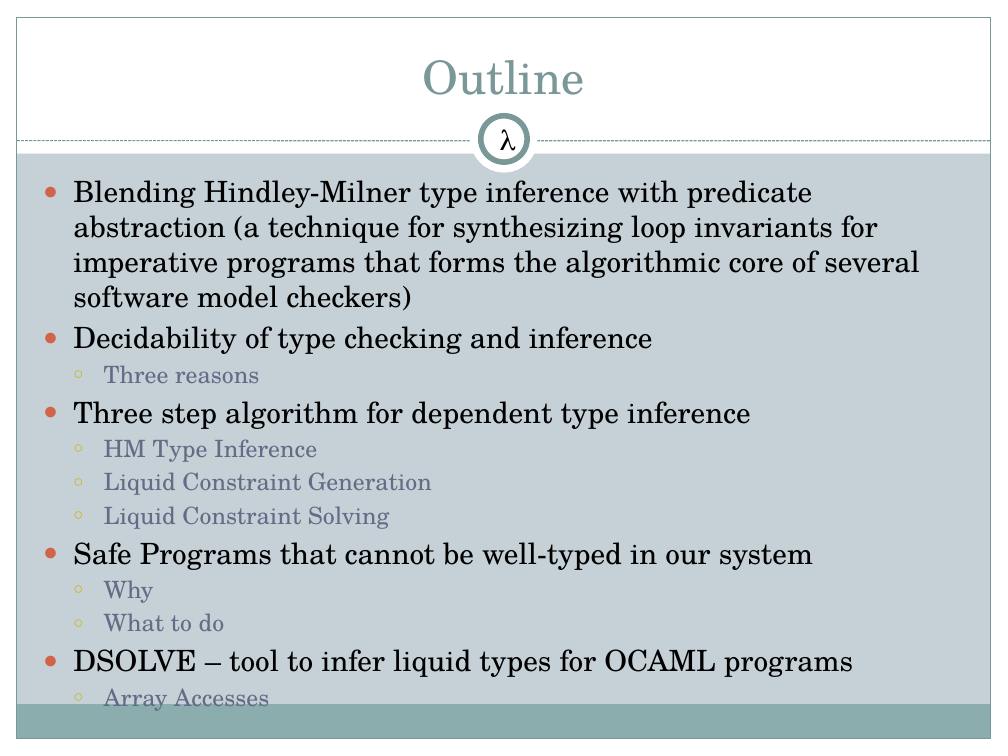
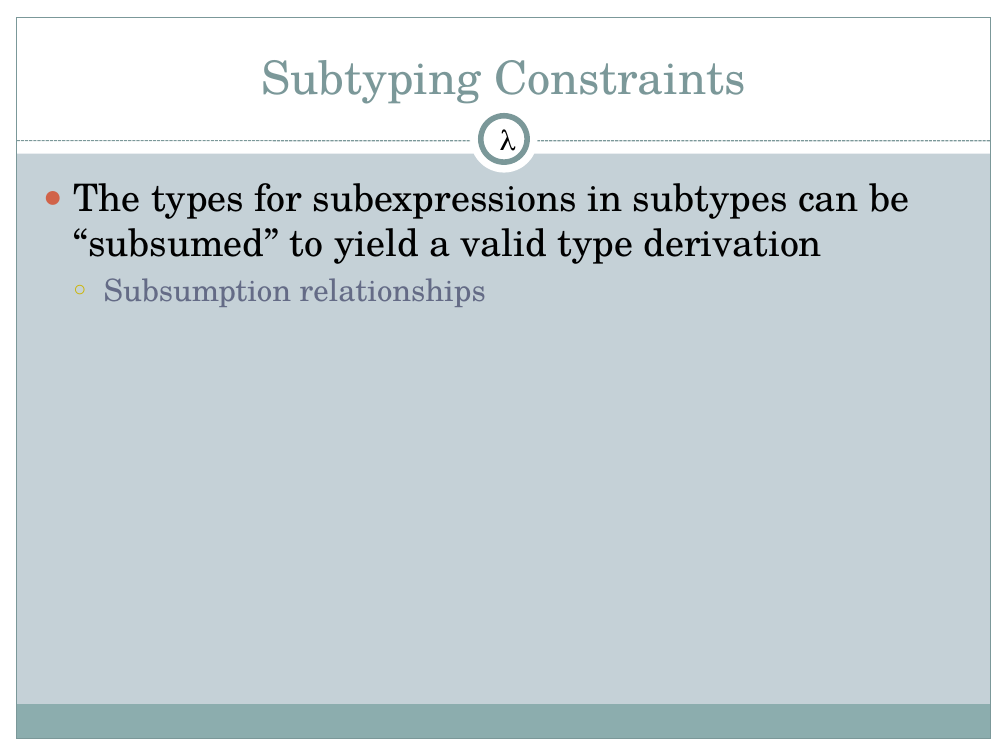
Before and after one commit to 2016rshah/CS395T, a slide deck: slide 25 of liquid-types.pptx (slide 4 before the commit). Drawn at 1008x756 pixels with LibreOffice and Linux fonts; fonts in the diff are those of the drawing. Boxes give left, top, right and bottom in pixels: in the first picture for what was removed or moved away, otherwise in the second. Text is boxed around its words. In the diff, an @@ line names an element or a change of style, - is before the commit and + after.

```diff
--- a/liquid-types.pptx
+++ b/liquid-types.pptx
@@ title at <box>261,60,746,104</box>: text changed @@
-Outline
+Subtyping Constraints
@@ text at <box>73,183,909,307</box>: text changed; size 20.9 to 27 pt @@
-● Blending Hindley-Milner type inference with predicate abstraction (a technique for synthesizing loop invariants for imperative programs that forms the algorithmic core of several software model checkers)
-● Decidability of type checking and inference
-  ○ Three reasons
-● Three step algorithm for dependent type inference
-  ○ HM Type Inference
-  ○ Liquid Constraint Generation
-  ○ Liquid Constraint Solving
-● Safe Programs that cannot be well-typed in our system
-  ○ Why
-  ○ What to do
-● DSOLVE – tool to infer liquid types for OCAML programs
-  ○ Array Accesses
+● The types for subexpressions in subtypes can be “subsumed” to yield a valid type derivation
+  ○ Subsumption relationships
```
Also in this commit, not shown: 5 other slides changed, 30 slides added, 1 slide removed, 2 other files.
